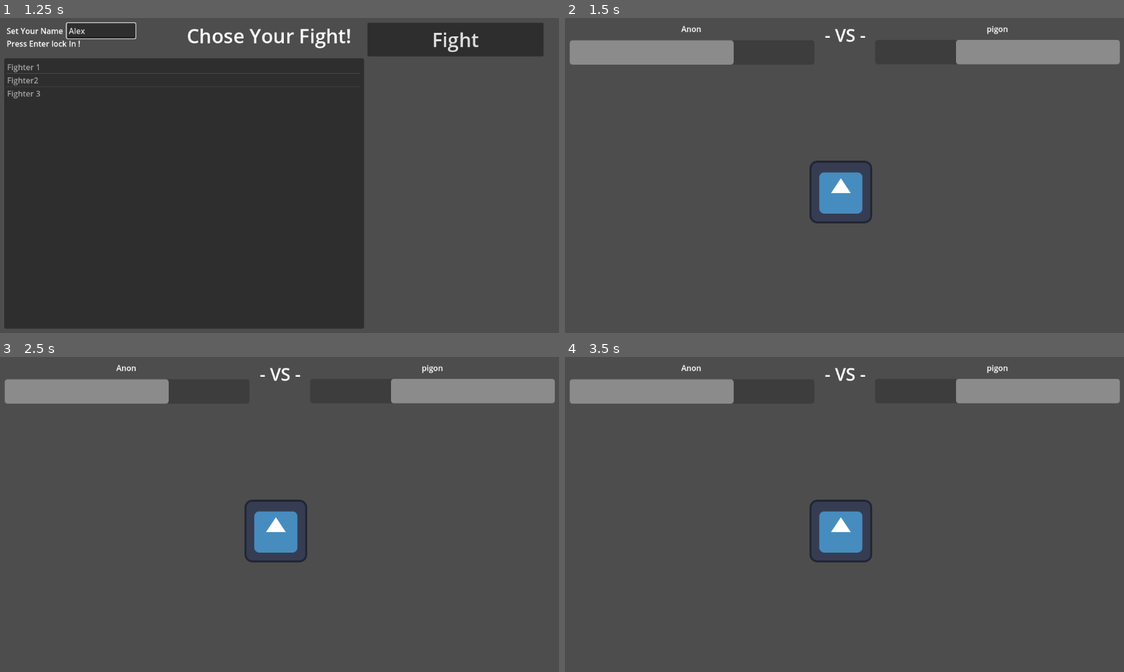
Above: before the commit, frames 1-4 (two rows, left to right).
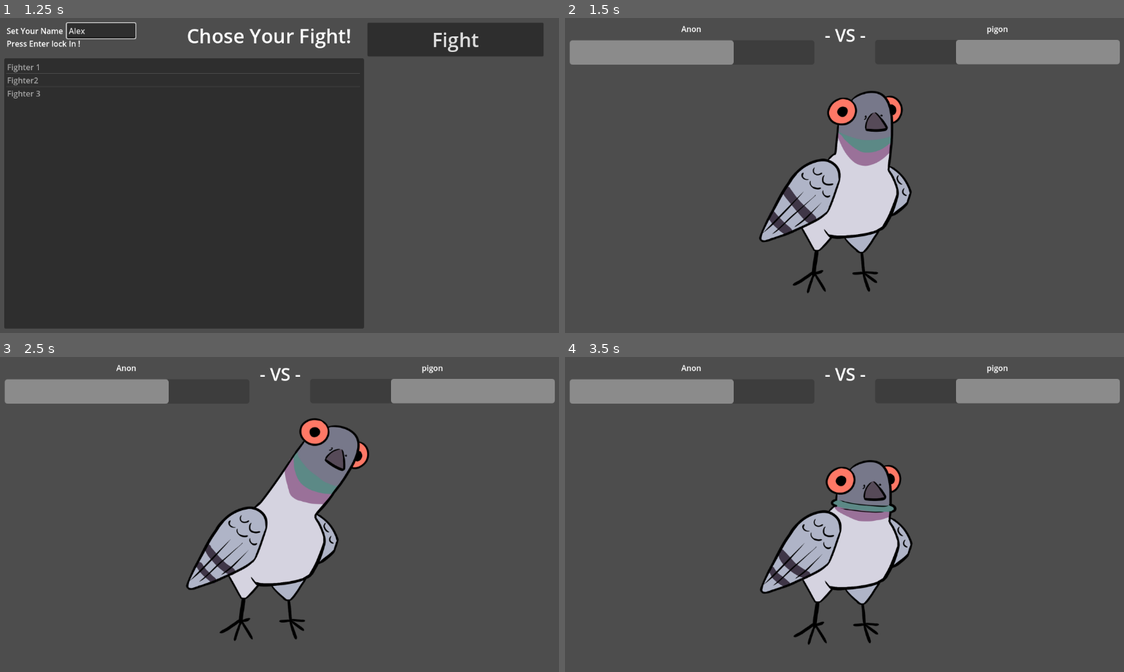
Above: after the commit, the same moments.

Repository: potentiallyPartial/2025Gamejam
Game: Godot game, scene res://scenes/menu.tscn
Same seed, same stepped clock (60 frames per second), same inputs: the game is played once before the commit and once after it. The project has no main scene, so this scene is started directly. The engine's default icon, where the game draws it, is replaced by a stand-in: a white triangle on a blue panel in a dark square.
Inputs (mouse positions are in pixels of both pictures, inside the frame that each line leads up to):
- Up to frame 1 (1.25 s): click (100, 30) at 0.52 s; type "Alex" at 0.6 s
- Up to frame 2 (1.5 s): click "Fight" at 1.25 s
- Up to frame 3 (2.5 s): tap Enter at 2 s; move the mouse to (408, 498) at 2.02 s
- Up to frame 4 (3.5 s): tap Space at 2.75 s; move the mouse to (732, 530) at 2.77 s

Frame 1 is identical in both runs. In frame 2, 7.7% of the frame differs, in the area x 34-62%, y 23-88%; in frame 3, 8.7%, in the area x 33-67%, y 19-91%; in frame 4, 7.2%.

Commit message:
sprights

Diff:
--- a/scenes/Enemy.tscn
+++ b/scenes/Enemy.tscn
@@ -1,13 +1,62 @@
-[gd_scene load_steps=3 format=3 uid="uid://duxyb42raqwr"]
+[gd_scene load_steps=13 format=3 uid="uid://duxyb42raqwr"]
 
 [ext_resource type="Script" path="res://scripts/Enemy.gd" id="1_7f8jo"]
-[ext_resource type="Texture2D" uid="uid://dtmjlj6cucbpd" path="res://assets/icon.svg" id="2_y7mxf"]
+[ext_resource type="Texture2D" uid="uid://c1jqtj2pqr0f7" path="res://assets/fighters/piggen/pDefault.png" id="2_72lhc"]
+[ext_resource type="Texture2D" uid="uid://b5j73rib26bkd" path="res://assets/fighters/piggen/pDown.png" id="3_305pn"]
+[ext_resource type="Texture2D" uid="uid://dddkwd5kdny1d" path="res://assets/fighters/piggen/pDownA.png" id="4_abrk7"]
+[ext_resource type="Texture2D" uid="uid://c7o0tt62p1sut" path="res://assets/fighters/piggen/phit.png" id="5_byxj6"]
+[ext_resource type="Texture2D" uid="uid://b1pgg6cxn644d" path="res://assets/fighters/piggen/pLeft.png" id="6_7aedg"]
+[ext_resource type="Texture2D" uid="uid://rpcb2i1vl2gn" path="res://assets/fighters/piggen/pLeftA.png" id="7_derlm"]
+[ext_resource type="Texture2D" uid="uid://bwmkdcsh400ma" path="res://assets/fighters/piggen/pRight.png" id="8_aofu8"]
+[ext_resource type="Texture2D" uid="uid://bd1g1mqhtay4s" path="res://assets/fighters/piggen/pRightA.png" id="9_tqcjw"]
+[ext_resource type="Texture2D" uid="uid://d4aops6yowe1o" path="res://assets/fighters/piggen/pUP.png" id="10_fb5pd"]
+[ext_resource type="Texture2D" uid="uid://b3qdqu08twqog" path="res://assets/fighters/piggen/pUpA.png" id="11_oa6r3"]
+
+[sub_resource type="SpriteFrames" id="SpriteFrames_7tc3c"]
+animations = [{
+"frames": [{
+"duration": 1.0,
+"texture": ExtResource("2_72lhc")
+}, {
+"duration": 1.0,
+"texture": ExtResource("6_7aedg")
+}, {
+"duration": 1.0,
+"texture": ExtResource("8_aofu8")
+}, {
+"duration": 1.0,
+"texture": ExtResource("10_fb5pd")
+}, {
+"duration": 1.0,
+"texture": ExtResource("3_305pn")
+}, {
+"duration": 1.0,
+"texture": ExtResource("9_tqcjw")
+}, {
+"duration": 1.0,
+"texture": ExtResource("7_derlm")
+}, {
+"duration": 1.0,
+"texture": ExtResource("4_abrk7")
+}, {
+"duration": 1.0,
+"texture": ExtResource("11_oa6r3")
+}, {
+"duration": 1.0,
+"texture": ExtResource("5_byxj6")
+}],
+"loop": true,
+"name": &"piggen",
+"speed": 5.0
+}]
 
 [node name="Enemy" type="Node2D"]
 script = ExtResource("1_7f8jo")
+minWait = 1
 
-[node name="enemySpright" type="Sprite2D" parent="."]
-texture = ExtResource("2_y7mxf")
+[node name="enemySpright" type="AnimatedSprite2D" parent="."]
+sprite_frames = SubResource("SpriteFrames_7tc3c")
+animation = &"piggen"
 
 [node name="delayTime" type="Timer" parent="."]
 
--- a/scenes/Player.tscn
+++ b/scenes/Player.tscn
@@ -27,24 +27,28 @@
 	if Input.is_action_just_pressed(\"Up\"):
 		playerMoves.append(1);
 		pUp.set_visible(true);
+		#enemyInfo.spright.set_frame_and_progress(8,0);
 		handShow.start();
 		if boolPrintPlayerMovesToTerminal == true:
 			print(\"up\");
 	if Input.is_action_just_pressed(\"Down\"):
 		playerMoves.append(3);
 		pDown.set_visible(true);
+		#enemyInfo.spright.set_frame_and_progress(7,0);
 		handShow.start();
 		if boolPrintPlayerMovesToTerminal == true:
 			print(\"down\");
 	if Input.is_action_just_pressed(\"Left\"):
 		playerMoves.append(4);
 		pLeft.set_visible(true);
+		#enemyInfo.spright.set_frame_and_progress(6,0);
 		handShow.start();
 		if boolPrintPlayerMovesToTerminal == true:
 			print(\"left\");
 	if Input.is_action_just_pressed(\"Right\"):
 		playerMoves.append(2);
 		pRight.set_visible(true);
+		#enemyInfo.spright.set_frame_and_progress(5,0);
 		handShow.start();
 		if boolPrintPlayerMovesToTerminal == true:
 			print(\"right\");
@@ -91,6 +95,7 @@
 		if playerMoves[curDefenseLen-1] == enemyInfo.enemyMoves[curDefenseLen-1] and inGrace == true:
 			print(\"Match!\")
 			graceTimer.stop();
+			inGrace = false;
 			loadNextMove();
 			if curDefenseLen==enemyInfo.attackLen:
 				triFightStatus=2;
@@ -111,7 +116,6 @@
 func loadNextMove():
 	atackTimer.set_wait_time(enemyInfo.enemyTime[curDefenseLen - 1]);
 	atackTimer.start();
-	print(\"LNM\")
 
 # Called when the node enters the scene tree for the first time.
 func _ready():
@@ -137,14 +141,16 @@
 	pLeft.set_visible(false);
 	pRight.set_visible(false);
 	pUp.set_visible(false);
+	enemyInfo.spright.set_frame_and_progress(0,0);
 
 func _on_atack_space_timeout():
 	inGrace = true;
 	graceTimer.start();
+	Master.isFight = true;
+	#enemyInfo.setSpright();
 
 func _on_graceper_timeout():
 	inGrace = false;
-	print(\"over\")
 	if triFightStatus != 2:
 		triFightStatus = 1;
 		checkMove();
@@ -156,6 +162,7 @@
 
 [node name="Enemy" parent="." instance=ExtResource("1_2g3nk")]
 position = Vector2(565, 357)
+scale = Vector2(0.7, 0.7)
 
 [node name="playerUp" type="Sprite2D" parent="."]
 visible = false
@@ -169,12 +176,12 @@
 
 [node name="playerLeft" type="Sprite2D" parent="."]
 visible = false
-position = Vector2(855, 364)
+position = Vector2(251, 349)
 texture = ExtResource("2_ejowg")
 
 [node name="playerRight" type="Sprite2D" parent="."]
 visible = false
-position = Vector2(282, 355)
+position = Vector2(919, 361)
 texture = ExtResource("2_ejowg")
 
 [node name="handShow" type="Timer" parent="."]
--- a/scripts/Enemy.gd
+++ b/scripts/Enemy.gd
@@ -10,6 +10,8 @@
 var curAtack = 0;
 @onready var delTimer = $delayTime;
 @onready var player = get_parent();
+@onready var spright = $enemySpright;
+
 
 var rng = RandomNumberGenerator.new(); # add randomize function to ready
 var enemyMoves = Array([], TYPE_INT, "", null);
@@ -61,7 +63,25 @@
 	#printEnemyMoves();
 	print("\n")
 
-
+func setSpright():
+	if Master.isFight == false:
+		if enemyMoves[curAtack - 1] == 1:
+			spright.set_frame_and_progress(3,0);
+		if enemyMoves[curAtack - 1] == 2:
+			spright.set_frame_and_progress(2,0);
+		if enemyMoves[curAtack - 1] == 3:
+			spright.set_frame_and_progress(4,0);
+		if enemyMoves[curAtack - 1] == 4:
+			spright.set_frame_and_progress(1,0);
+	if Master.isFight == true:
+		if enemyMoves[player.curDefenseLen] == 1:
+			spright.set_frame_and_progress(8,0);
+		if enemyMoves[player.curDefenseLen] == 2:
+			spright.set_frame_and_progress(6,0);
+		if enemyMoves[player.curDefenseLen] == 3:
+			spright.set_frame_and_progress(7,0);
+		if enemyMoves[player.curDefenseLen] == 4:
+			spright.set_frame_and_progress(5,0);
 # Called every frame. 'delta' is the elapsed time since the previous frame.
 func _process(delta):
 	pass
@@ -71,7 +91,10 @@
 	if curAtack < attackLen:
 		print(enemyMoves[curAtack]);
 		curAtack += 1;
+		spright.set_frame_and_progress(0,0);
+		setSpright();
 		loadPose();
+
 
 func setStats():
 	attackLen = Master.fighterNumAtacks;
--- a/scripts/master.gd
+++ b/scripts/master.gd
@@ -1,5 +1,6 @@
 extends Node
 
+var isFight = false;
 
 var playerName = "Anon";
 
Binary file added: assets/fighters/piggen/pDefault.png
Not shown, added: assets/fighters/piggen/pDefault.png.import
Binary file added: assets/fighters/piggen/pDown.png
Not shown, added: assets/fighters/piggen/pDown.png.import
Binary file added: assets/fighters/piggen/pDownA.png
Not shown, added: assets/fighters/piggen/pDownA.png.import
Binary file added: assets/fighters/piggen/pLeft.png
Not shown, added: assets/fighters/piggen/pLeft.png.import
Binary file added: assets/fighters/piggen/pLeftA.png
Not shown, added: assets/fighters/piggen/pLeftA.png.import
Binary file added: assets/fighters/piggen/pRight.png
Not shown, added: assets/fighters/piggen/pRight.png.import
(and 8 more such lines)
